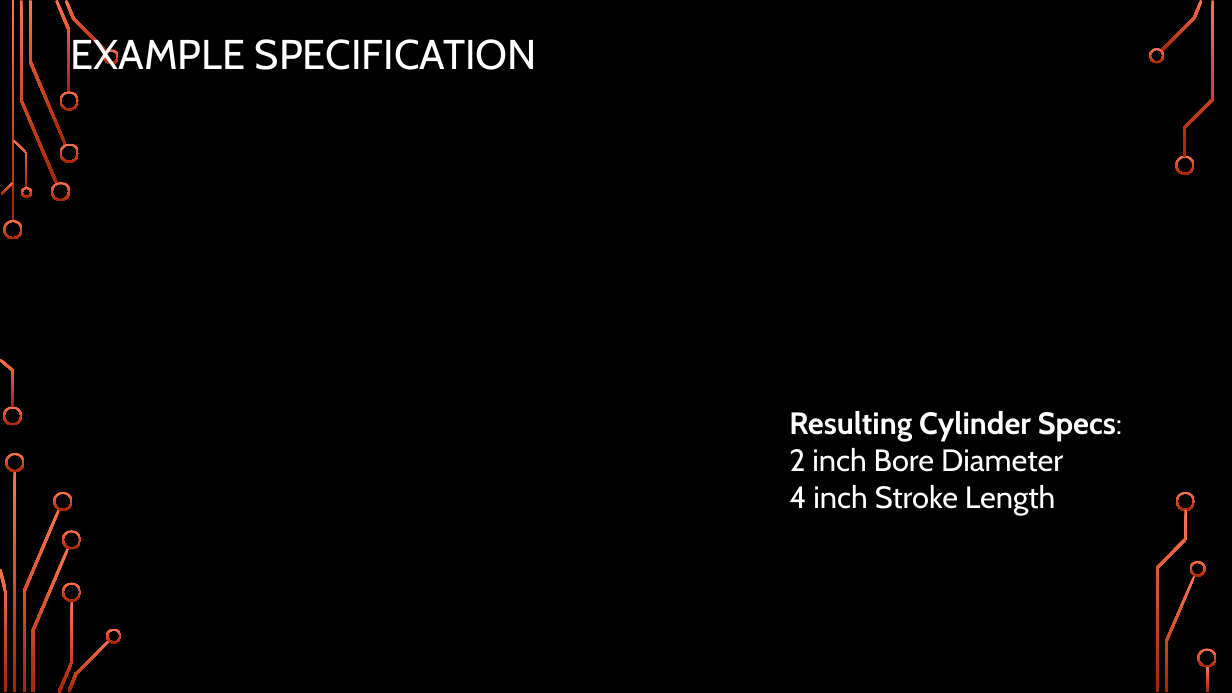
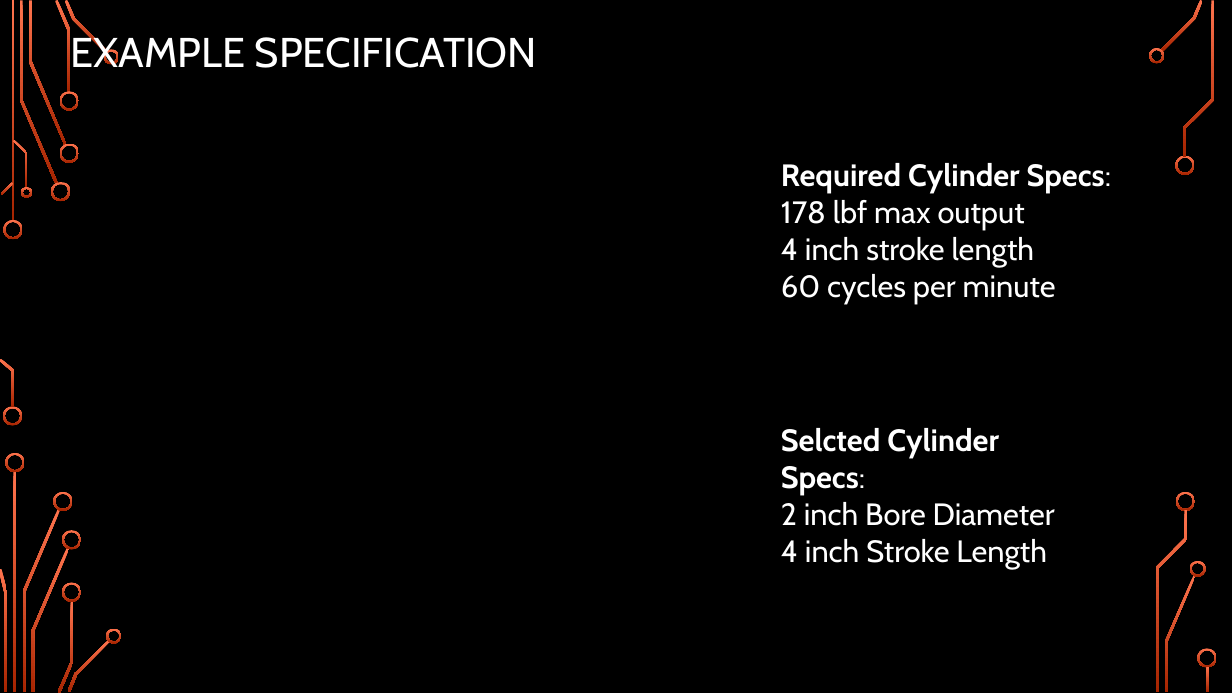
Before and after one commit to Logiant/AgileRoboticControls, a slide deck: slide 20 of Documentation/Presentation/Design Presentation/Design Presentation.pptx. Drawn at 1232x693 pixels with LibreOffice and Linux fonts; fonts in the diff are those of the drawing; grey boxes stand for pictures; background and template pictures are left out. Boxes give left, top, right and bottom in pixels: in the first picture for what was removed or moved away, otherwise in the second. Text is boxed around its words. In the diff, an @@ line names an element or a change of style, - is before the commit and + after.

```diff
--- a/Documentation/Presentation/Design Presentation/Design Presentation.pptx
+++ b/Documentation/Presentation/Design Presentation/Design Presentation.pptx
@@ text added at (781, 163, 1111, 303), 24 pt, text #FFFFFF @@
+Required Cylinder Specs:
+178 lbf max output
+4 inch stroke length
+60 cycles per minute
@@ text "Selcted Cylinder Specs:": place and size @@
-text "Selcted Cylinder Specs:" at (789, 411, 1122, 515)
+text "Selcted Cylinder Specs:" at (781, 428, 1055, 569)
@@ text at (781, 428, 999, 495): text changed @@
-Resulting Cylinder Specs:
+Selcted Cylinder Specs:
```
Also in this commit, not shown: 8 other slides changed, 1 other file.
